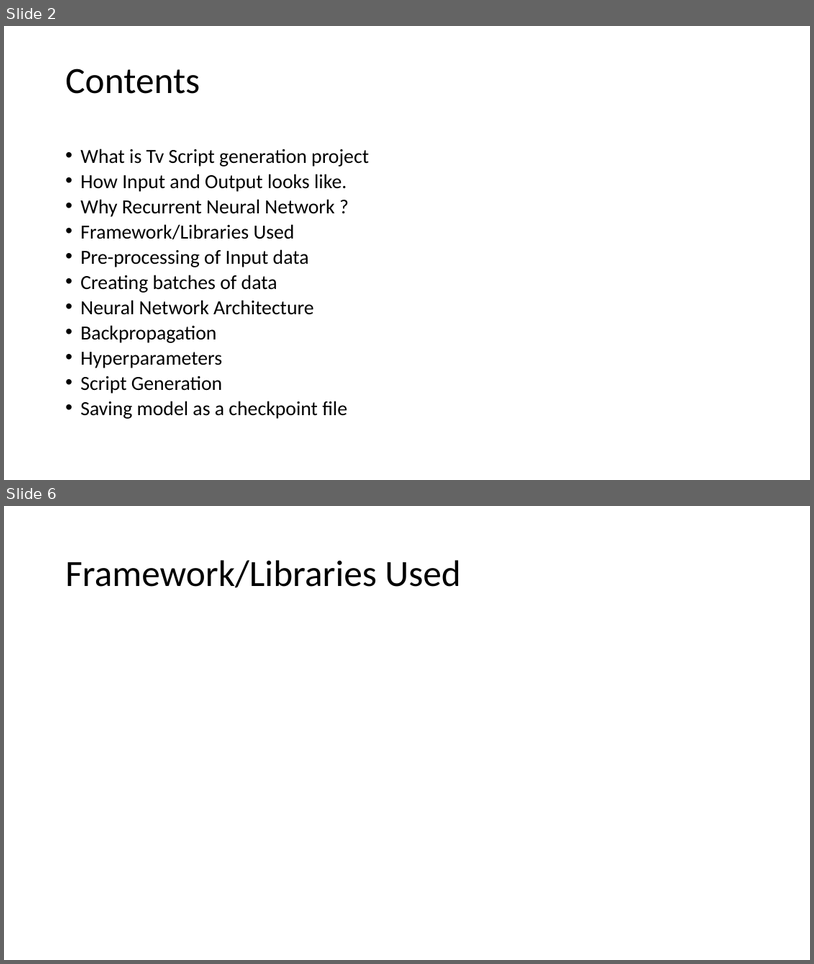
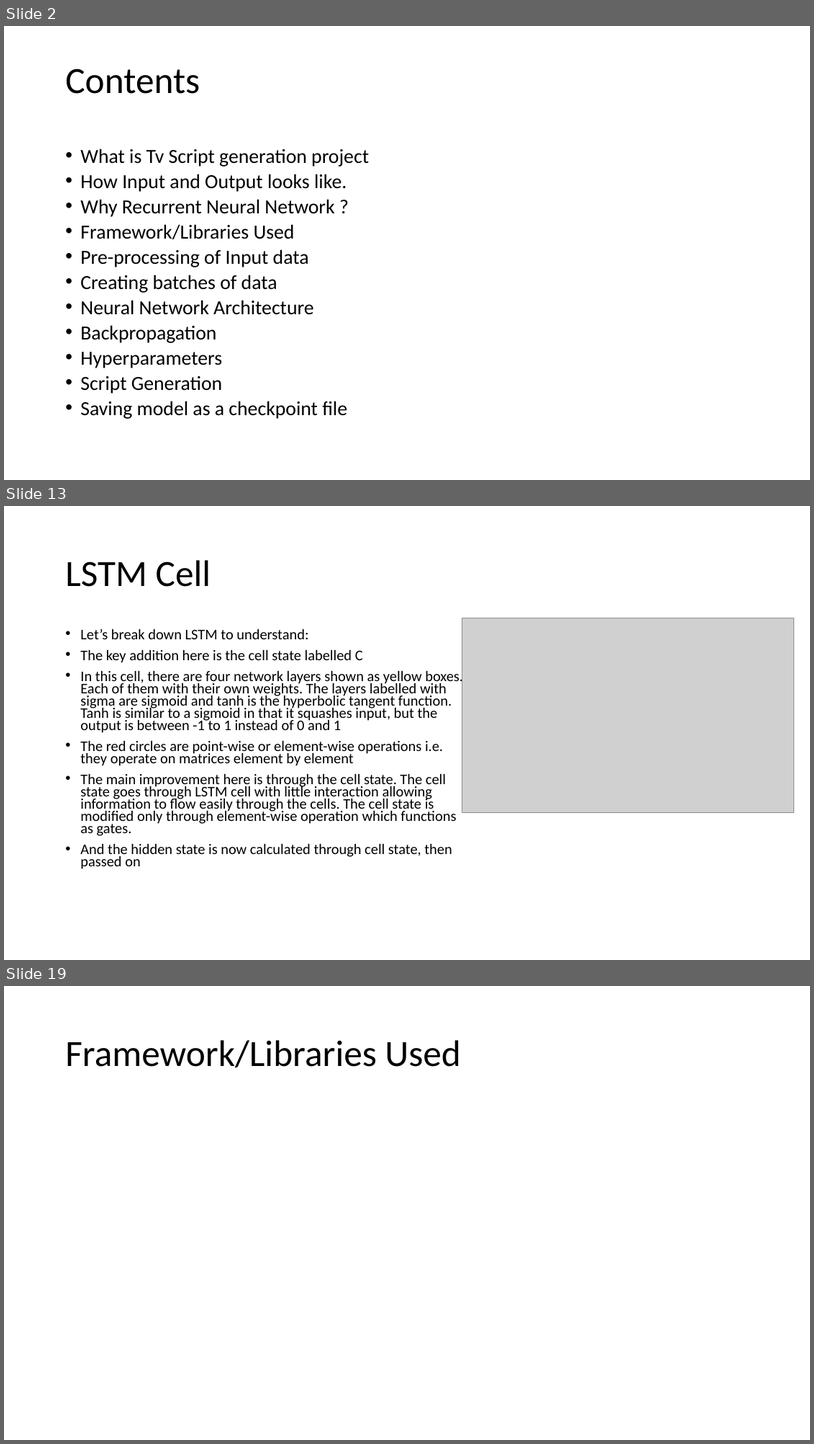
Before and after one commit to binit92/INSE-6421, a slide deck: Presentation.pptx. Shown one above the other, each under a label of ours: slides 2 and 6 before the commit, slides 2, 13 and 19 after it; the slides between them are not shown. The pictures are 814x964 and 814x1444 pixels, drawn with LibreOffice and Linux fonts; fonts in the diff are those of the drawing; grey boxes stand for pictures. Boxes give left, top, right and bottom in pixels: in the first picture for what was removed or moved away, otherwise in the second. Text is boxed around its words. In the diff, an @@ line names an element or a change of style, - is before the commit and + after.

```diff
--- a/Presentation.pptx
+++ b/Presentation.pptx
@@ slide 13 added at (4,506,810,960), background #FFFFFF @@
@@ title added at (65,560,211,587), 44 pt, text #000000 @@
+LSTM Cell
@@ text added at (80,628,463,869), 17.5 pt, text #000000 @@
+• Let’s break down LSTM to understand:
+• The key addition here is the cell state labelled C
+• In this cell, there are four network layers shown as yellow boxes. Each of them with their own weights. The layers labelled with sigma are sigmoid and tanh is the hyperbolic tangent function. Tanh is similar to a sigmoid in that it squashes input, but the output is between -1 to 1 instead of 0 and 1
+• The red circles are point-wise or element-wise operations i.e. they operate on matrices element by element
+• The main improvement here is through the cell state. The cell state goes through LSTM cell with little interaction allowing information to flow easily through the cells. The cell state is modified only through element-wise operation which functions as gates.
+• And the hidden state is now calculated through cell state, then passed on
@@ picture added at (462,618,794,812) @@
@@ what was slide 6 is now slide 19 @@
```
Also in this commit, not shown: 1 slide changed, 13 other slides added, 1 slide removed, 13 other files.
